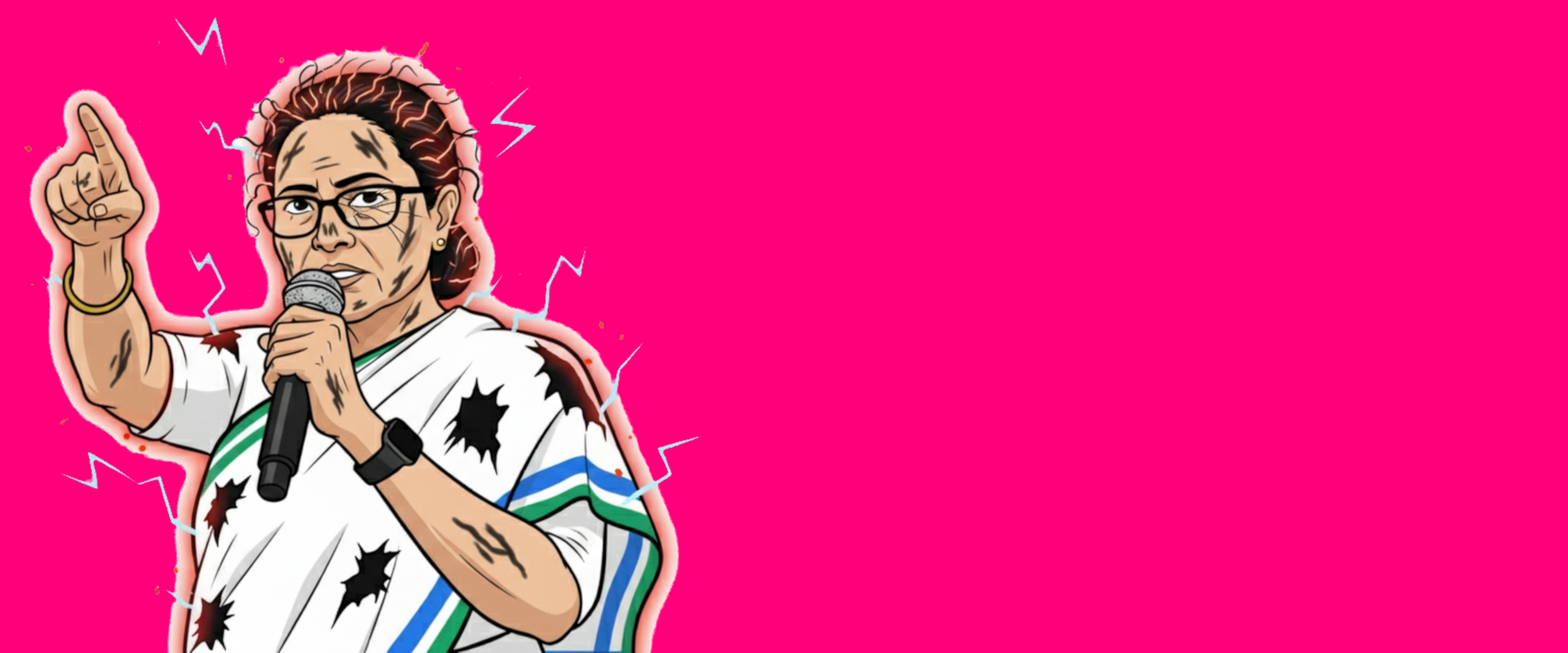
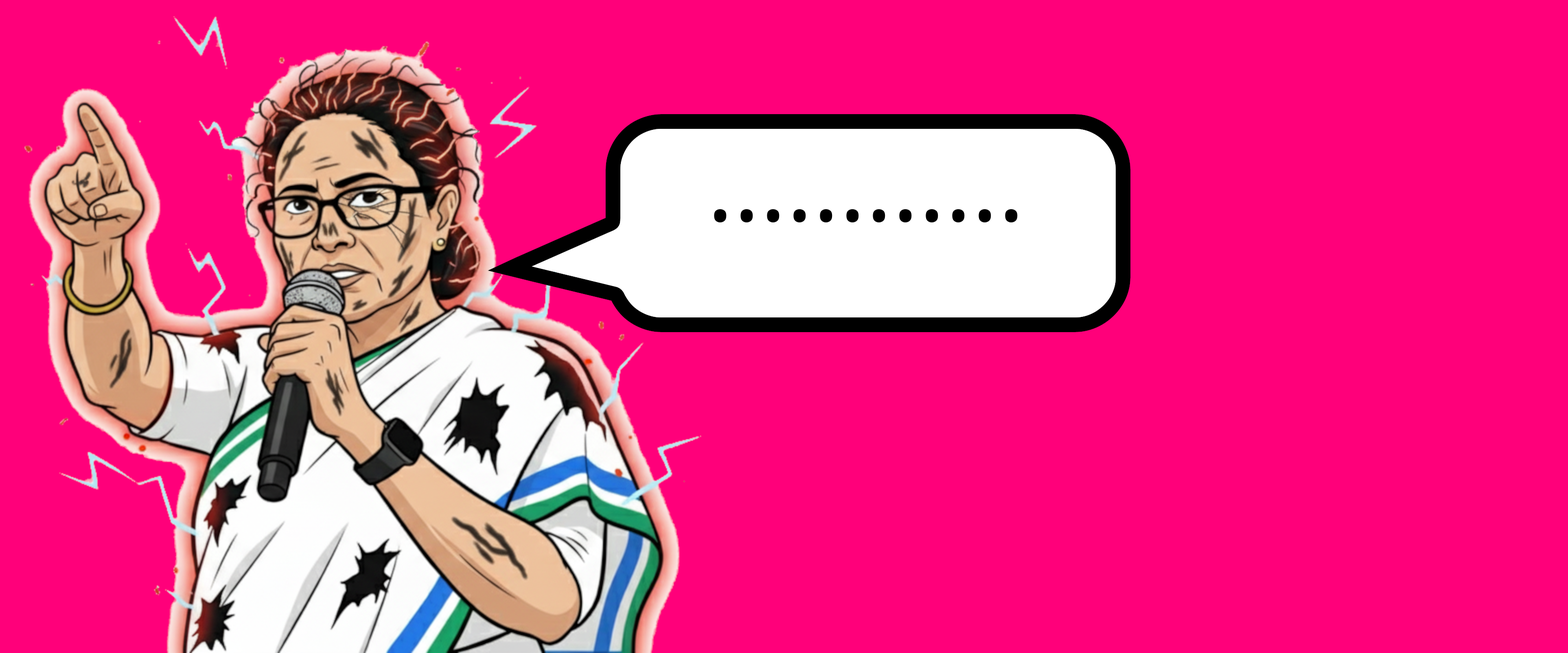
Two versions of the same layered image (w=1568, h=653). Layer-by-layer changes:
removed layer "Mamta Banerjee Burned.png" over [24, 16, 702, 653]
added layer "............" above "Background" over [713, 209, 1018, 223]
painted on "Background" over [24, 16, 1131, 653]
